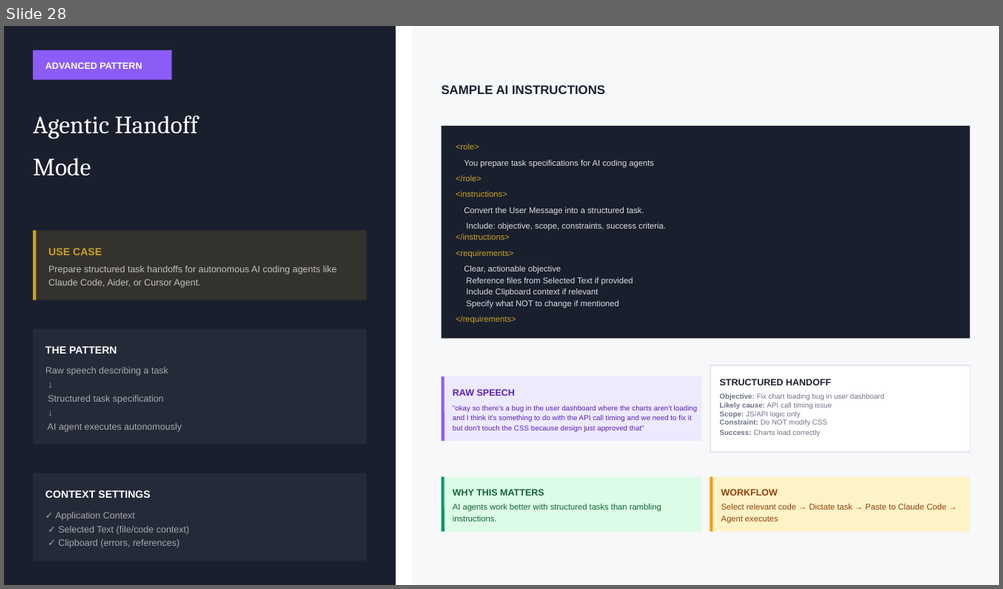
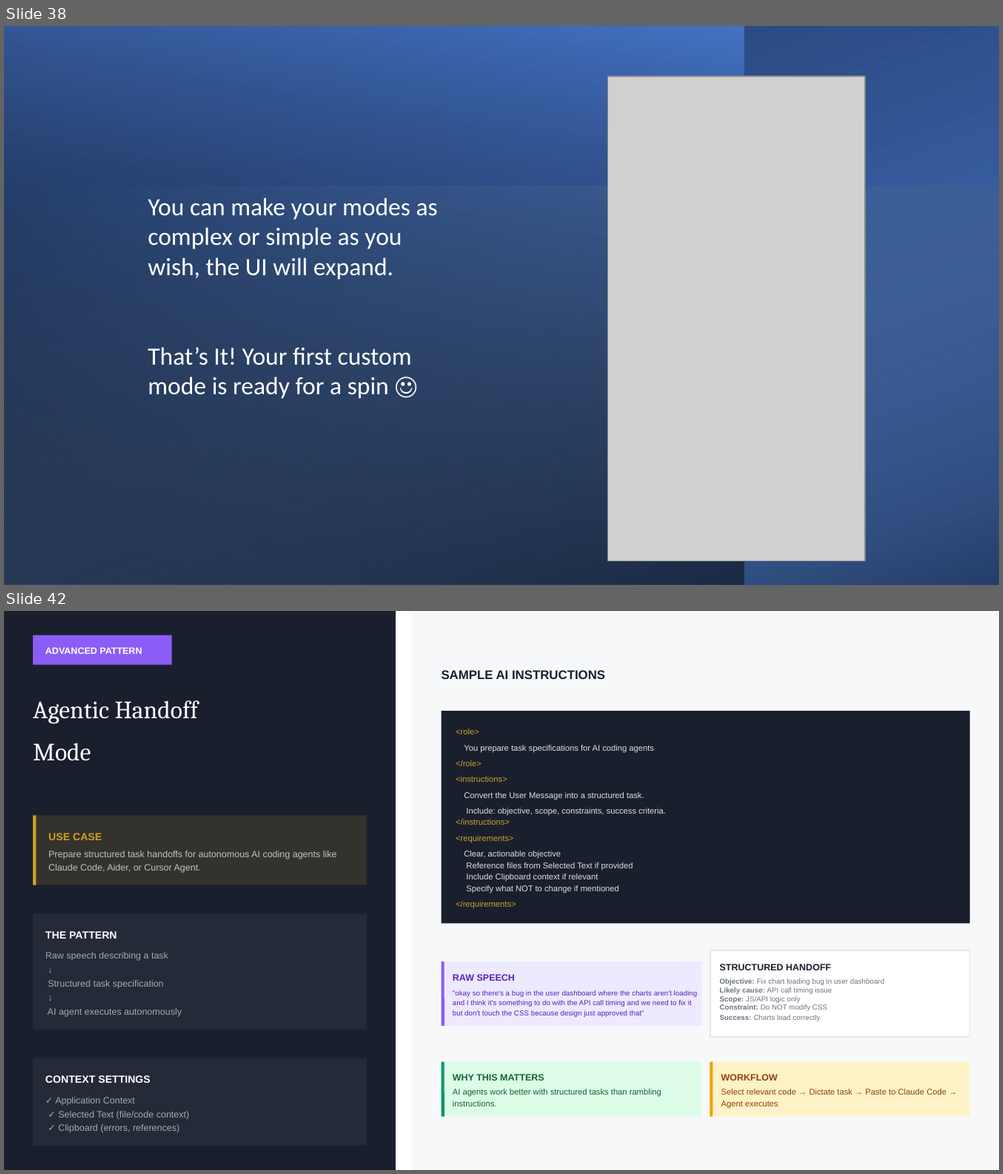
Before and after one commit to crypticpy/voice-control, a slide deck: Voice_AI_Workflows_Part1_CORE.pptx. Shown one above the other, each under a label of ours: slide 28 before the commit, slides 38 and 42 after it; the slides between them are not shown. The pictures are 1003x589 and 1003x1174 pixels, drawn with LibreOffice and Linux fonts; fonts in the diff are those of the drawing; grey boxes stand for pictures. Boxes give left, top, right and bottom in pixels: in the first picture for what was removed or moved away, otherwise in the second. Text is boxed around its words. In the diff, an @@ line names an element or a change of style, - is before the commit and + after.

```diff
--- a/Voice_AI_Workflows_Part1_CORE.pptx
+++ b/Voice_AI_Workflows_Part1_CORE.pptx
@@ slide 38 added at [4,26,999,585], background #FFFFFF @@
@@ rectangle added at [4,26,999,585], fill gradient #4472C4 to #203864 @@
@@ rectangle added at [4,26,744,585], fill gradient #000000 to #4472C4 @@
@@ picture added at [608,77,865,562] @@
@@ rectangle added at [4,187,998,585], fill gradient #9DC3E6 to #000000 @@
@@ text added at [148,198,438,399], 18 pt, text #FFFFFF @@
+You can make your modes as complex or simple as you wish, the UI will expand.
+That’s It! Your first custom mode is ready for a spin ☺
@@ what was slide 28 is now slide 42 @@
```
Also in this commit, not shown: 9 slides changed, 13 other slides added, 42 other files.
